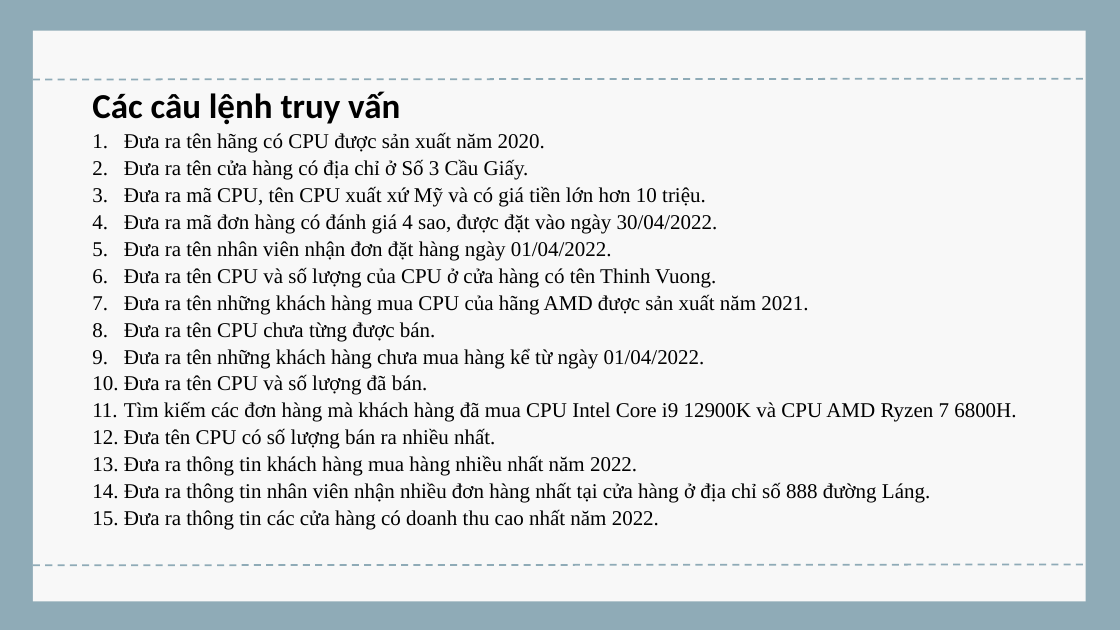
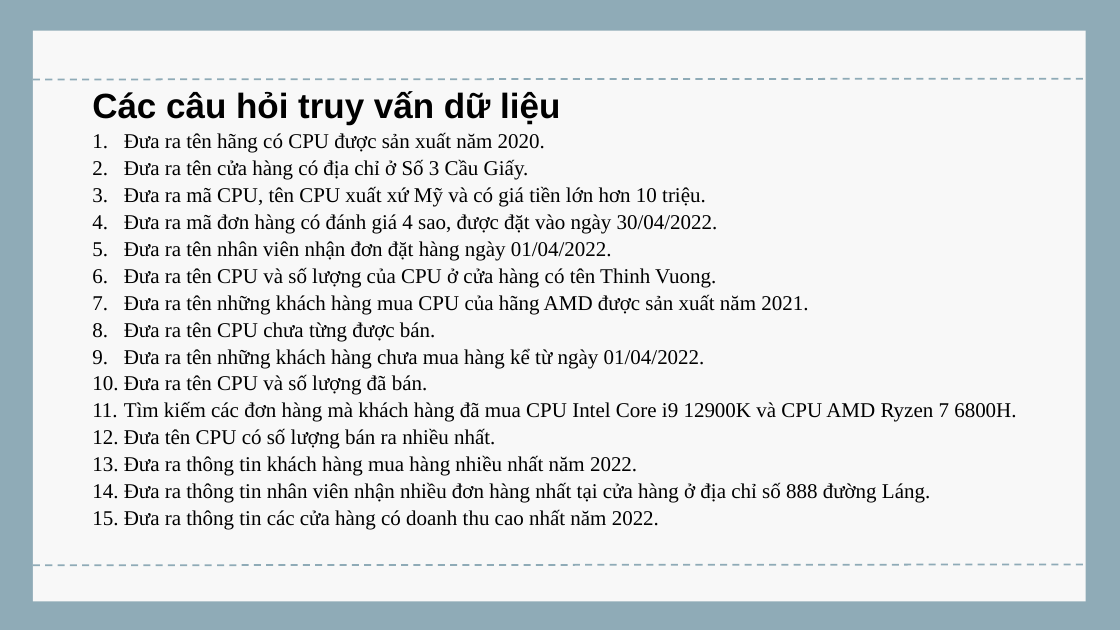
Before and after one commit to dinhminhlh/Major-Assignment-DataBase, a slide deck: slide 25 of CSDL_1_2_22_N04_NHOM07_Loading.pptx (slide 22 before the commit). Drawn at 1120x630 pixels with LibreOffice and Linux fonts; fonts in the diff are those of the drawing. Boxes give left, top, right and bottom in pixels: in the first picture for what was removed or moved away, otherwise in the second. Text is boxed around its words. In the diff, an @@ line names an element or a change of style, - is before the commit and + after.

```diff
--- a/CSDL_1_2_22_N04_NHOM07_Loading.pptx
+++ b/CSDL_1_2_22_N04_NHOM07_Loading.pptx
@@ text at bbox=[92, 91, 560, 125]: text changed; font Calibri to Arial @@
-Các câu lệnh truy vấn
+Các câu hỏi truy vấn dữ liệu
```
Also in this commit, not shown: 8 other slides changed, 5 slides added, 1 slide removed, 5 other files.
